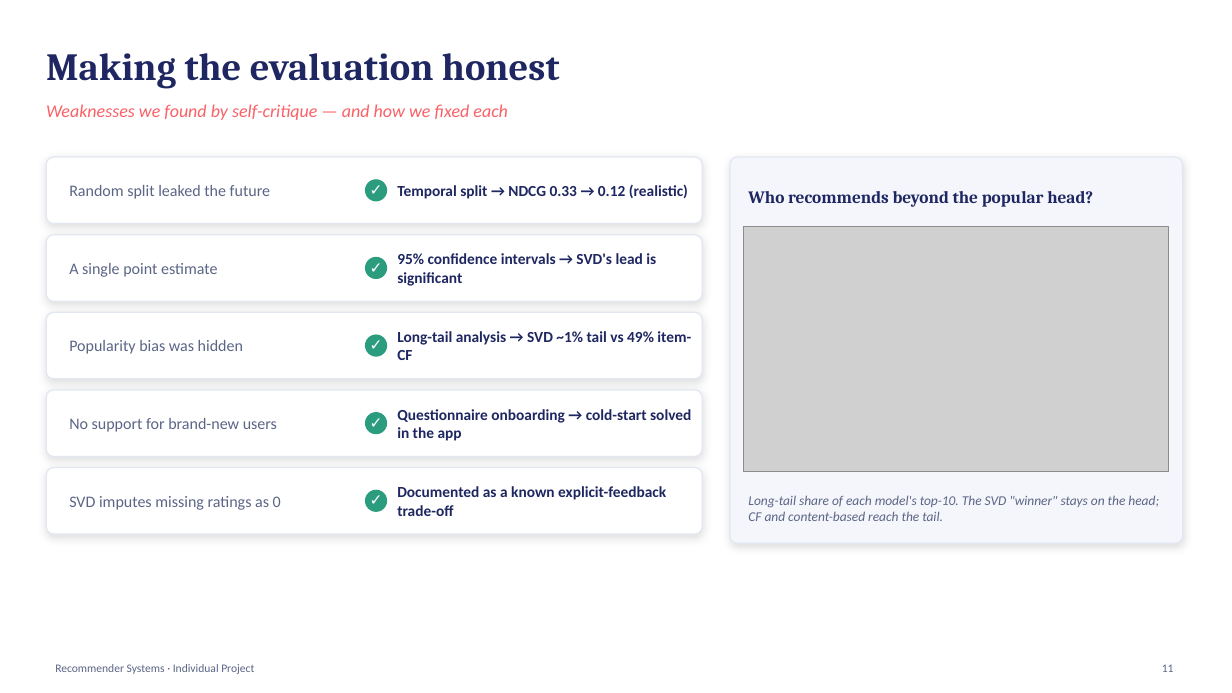
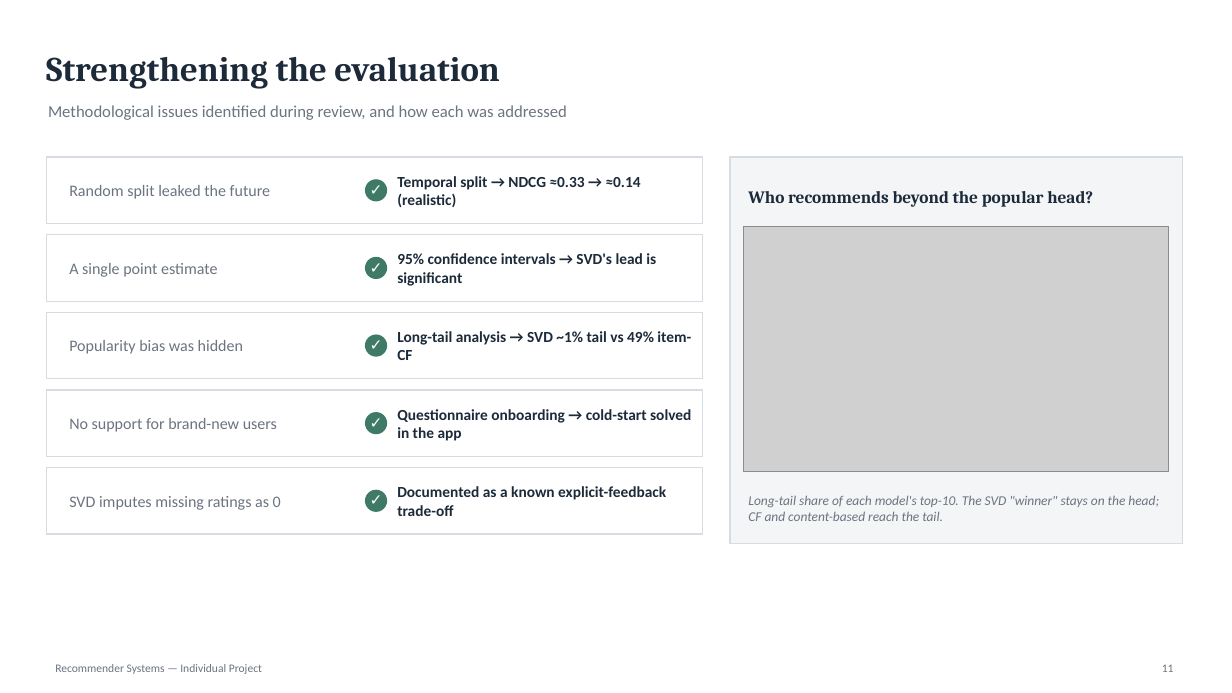
Before and after one commit to francescopolimeni05-cmd/MovieRec, a slide deck: slide 11 of Recommender_Systems_Project.pptx. Drawn at 1232x693 pixels with LibreOffice and Linux fonts; fonts in the diff are those of the drawing; grey boxes stand for pictures. Boxes give left, top, right and bottom in pixels: in the first picture for what was removed or moved away, otherwise in the second. Text is boxed around its words. In the diff, an @@ line names an element or a change of style, - is before the commit and + after.

```diff
--- a/Recommender_Systems_Project.pptx
+++ b/Recommender_Systems_Project.pptx
@@ text at [46, 57, 499, 89]: text changed; size 30 to 27 pt; text colour #1E2761 to #1C2A3A @@
-Making the evaluation honest
+Strengthening the evaluation
@@ text at [48, 105, 566, 120]: text changed; size 14 to 13 pt; text colour #F96167 to #6B7480; italic off @@
-Weaknesses we found by self-critique — and how we fixed each
+Methodological issues identified during review, and how each was addressed
@@ text at [397, 176, 641, 207]: text changed; text colour #1E2761 to #1C2A3A @@
-Temporal split → NDCG 0.33 → 0.12 (realistic)
+Temporal split → NDCG ≈0.33 → ≈0.14 (realistic)
@@ rectangle at [730, 157, 1183, 543]: rounded rectangle to rectangle; fill #F4F6FB to #F4F5F7; outline #E2E7F2 1 pt to #D7DCE3 1 pt; shadow off @@
@@ text colour #1E2761 to #1C2A3A in 5 elements at [397, 253, 656, 286], [397, 331, 691, 360], [397, 409, 691, 441], [397, 486, 666, 516], [748, 191, 1093, 207] @@
@@ rounded rectangle to rectangle; outline #E2E7F2 1 pt to #D7DCE3 1 pt; shadow off in 5 elements at [46, 157, 702, 224], [46, 235, 702, 301], [46, 312, 702, 379], [46, 390, 702, 457], [46, 468, 702, 534] @@
@@ text colour #5B6586 to #6B7480 in 6 elements at [69, 185, 270, 199], [69, 263, 217, 277], [69, 340, 243, 354], [69, 418, 277, 432], [69, 496, 281, 510], [748, 495, 1159, 521] @@
@@ fill #2C9C7F to #3F7A66 in 5 elements at [365, 179, 387, 201], [365, 257, 387, 279], [365, 335, 387, 357], [365, 412, 387, 434], [365, 490, 387, 512] @@
@@ text at [55, 664, 262, 674]: text changed; text colour #5B6586 to #6B7480 @@
-Recommender Systems · Individual Project
+Recommender Systems — Individual Project
```
Also in this commit, not shown: 12 other slides changed, 11 other files.
